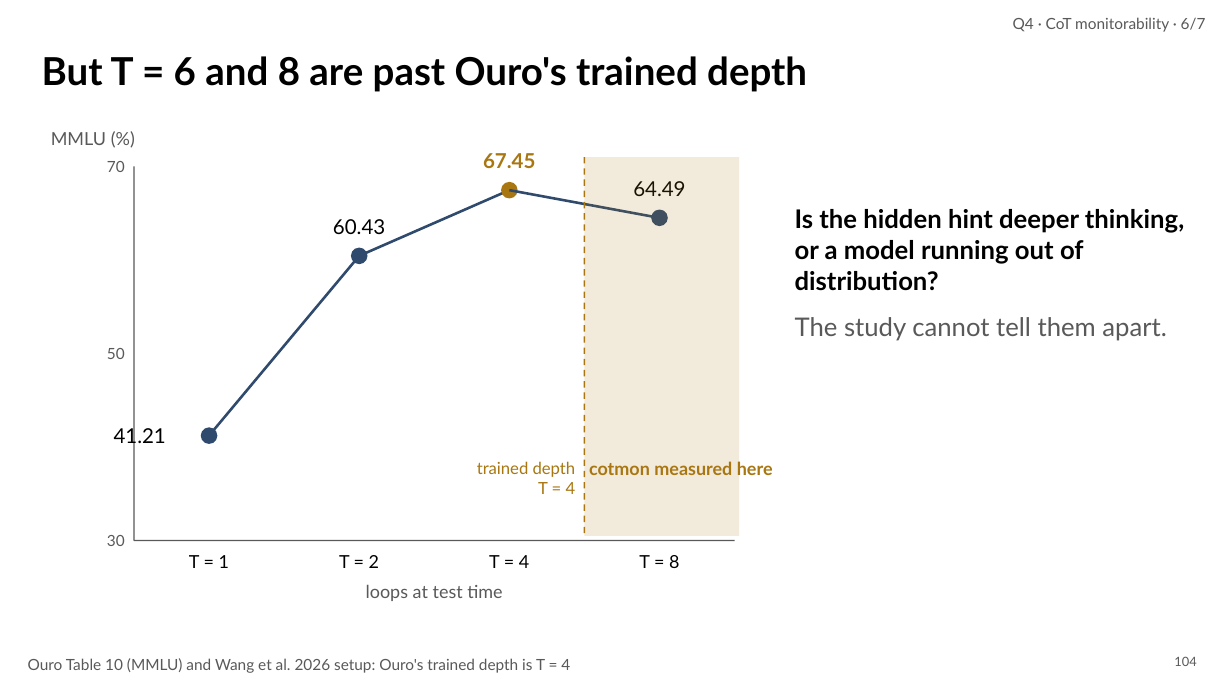
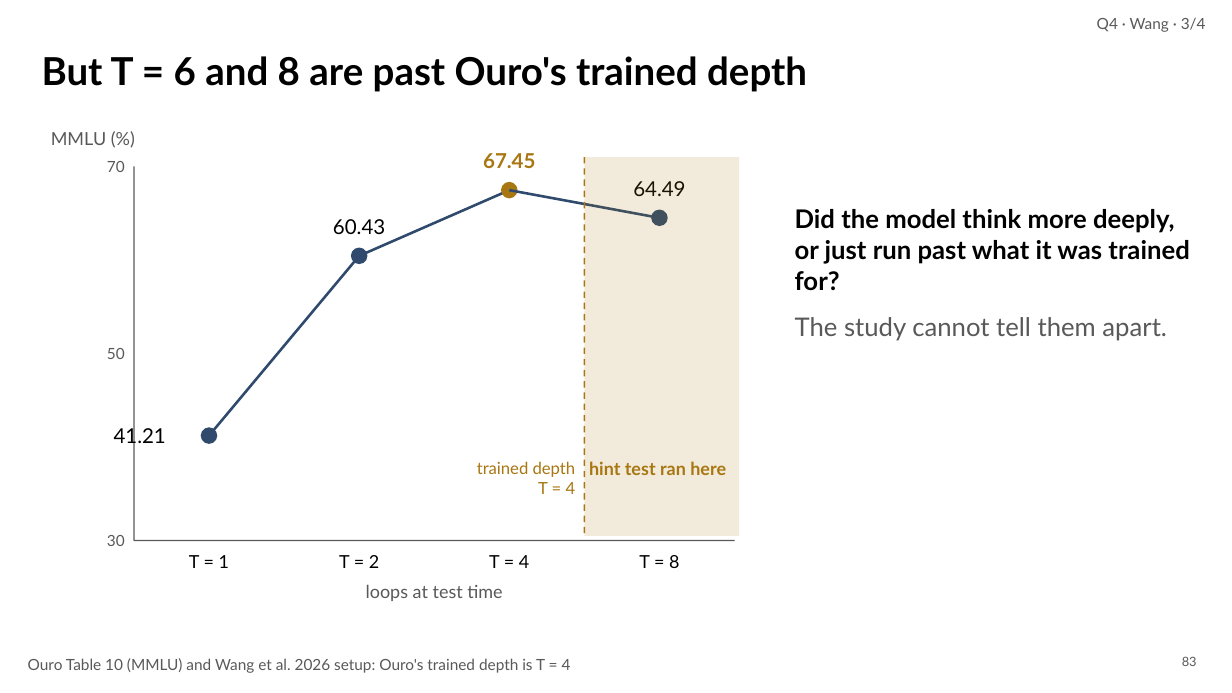
Before and after one commit to irregular6612/agi-hw2, a slide deck: slide 83 of build/out/looped-transformers.pptx (slide 104 before the commit). Drawn at 1232x693 pixels with LibreOffice and Linux fonts; fonts in the diff are those of the drawing. Boxes give left, top, right and bottom in pixels: in the first picture for what was removed or moved away, otherwise in the second. Text is boxed around its words. In the diff, an @@ line names an element or a change of style, - is before the commit and + after.

```diff
--- a/build/out/looped-transformers.pptx
+++ b/build/out/looped-transformers.pptx
@@ text at (1097,17,1206,32): text changed @@
-Q4 · CoT monitorability · 6/7
+Q4 · Wang · 3/4
@@ text at (795,209,1189,291): text changed @@
-Is the hidden hint deeper thinking, or a model running out of distribution?
+Did the model think more deeply, or just run past what it was trained for?
@@ text at (589,461,726,475): text changed @@
-cotmon measured here
+hint test ran here
@@ page number at (1182,656,1197,666): text changed @@
-104
+83
```
Also in this commit, not shown: 28 other slides changed, 9 slides added, 35 slides removed, 13 other files.
